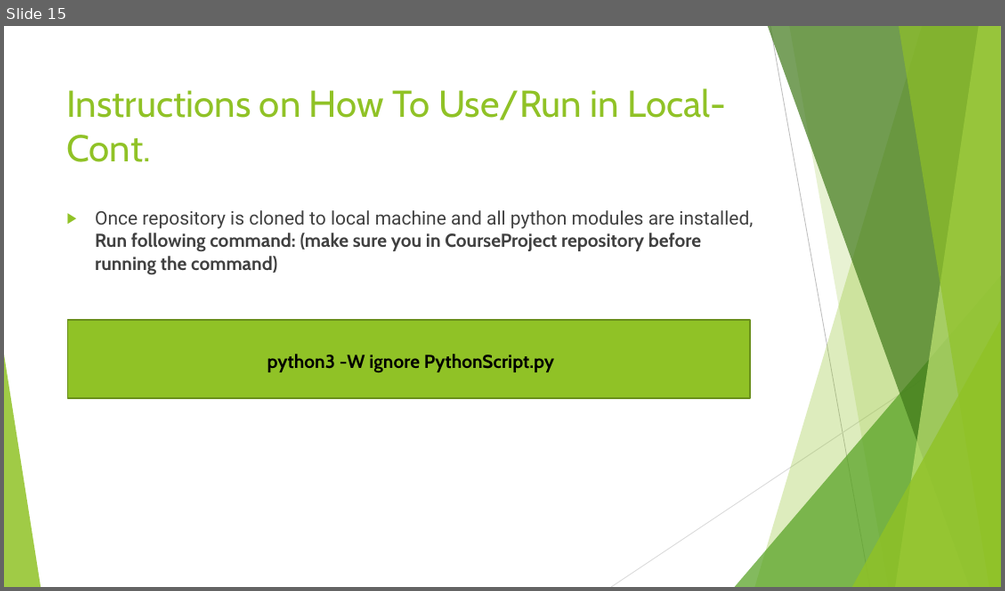
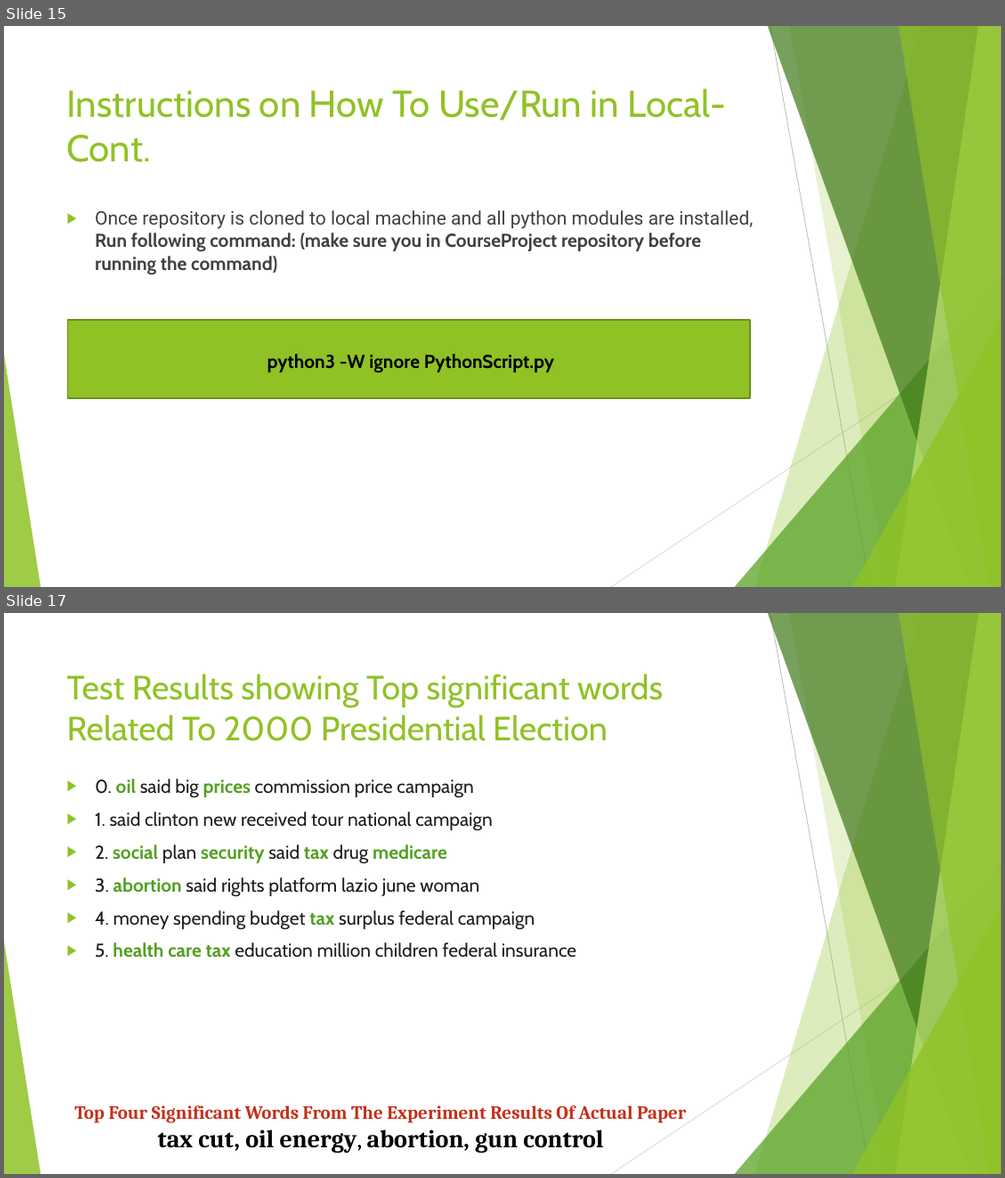
Before and after one commit to hsiddhu2/CourseProject, a slide deck: documentation/Project Presentation.pptx. Shown one above the other, each under a label of ours: slide 15 before the commit, slides 15 and 17 after it; the slides between them are not shown. The pictures are 1005x591 and 1005x1178 pixels, drawn with LibreOffice and Linux fonts; fonts in the diff are those of the drawing. Boxes give left, top, right and bottom in pixels: in the first picture for what was removed or moved away, otherwise in the second. Text is boxed around its words. In the diff, an @@ line names an element or a change of style, - is before the commit and + after.

```diff
--- a/documentation/Project Presentation.pptx
+++ b/documentation/Project Presentation.pptx
@@ slide 17 added at [4,613,1001,1174], background #FFFFFF; not listed: 10 template elements that a slide beside it also shows @@
@@ title added at [67,674,663,741], 32.4 pt, text #90C226 @@
+Test Results showing Top significant words Related To 2000 Presidential Election
@@ text added at [95,779,576,957], 18 pt, text #1D1C1D @@
+▶ 0. oil said big prices commission price campaign
+▶ 1. said clinton new received tour national campaign
+▶ 2. social plan security said tax drug medicare
+▶ 3. abortion said rights platform lazio june woman
+▶ 4. money spending budget tax surplus federal campaign
+▶ 5. health care tax education million children federal insurance
@@ text added at [74,1105,686,1152], 18 pt, text #C42F1A, bold @@
+Top Four Significant Words From The Experiment Results Of Actual Paper
+tax cut, oil energy, abortion, gun control
```
Also in this commit, not shown: 4 slides changed, 5 other slides added, 1 slide removed.
